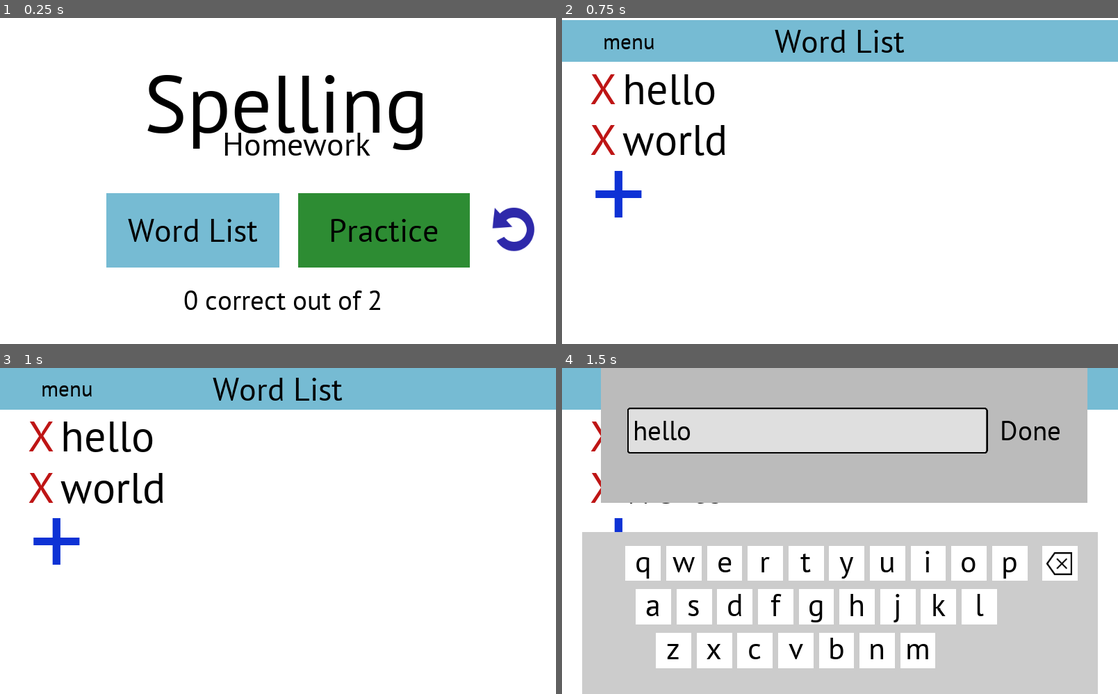
Above: before the commit, frames 1-4 (two rows, left to right).
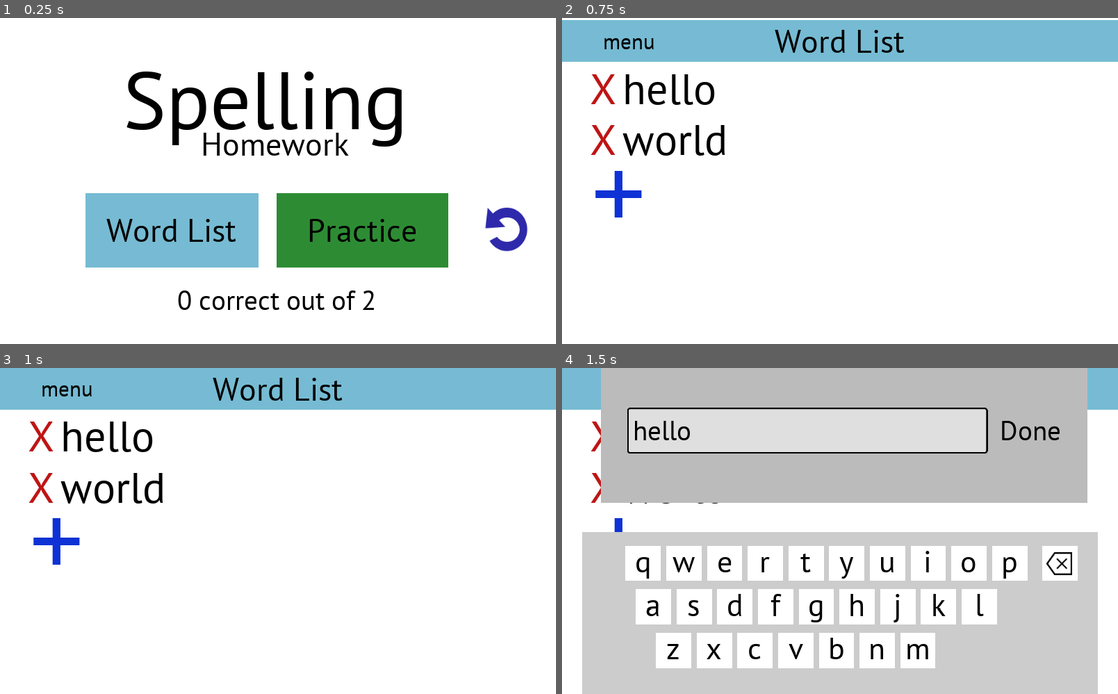
Above: after the commit, the same moments.

Repository: suzenapp/spelling
Game: Godot game, scene res://scenes/Main.tscn
The game is run twice, just before and just after one commit, with the same random seed, the same clock (stepped at 60 frames per second) and the same inputs.
Inputs:
- Up to frame 1 (0.25 s): no input
- Up to frame 2 (0.75 s): click "Word List" at 0.5 s
- Up to frame 3 (1 s): no input
- Up to frame 4 (1.5 s): click "hello" at 1.25 s

The runs differ from the first frame. In frame 1, 11% of the frame differs, in the area x 15-97%, y 16-90%; in frame 2, nothing differs; in frame 3, nothing differs; in frame 4, nothing differs.

Commit message:
Revertet script keyboard error. Main scene slight adjustment.

Diff:
--- a/game/scenes/KeyboardNode.gd
+++ b/game/scenes/KeyboardNode.gd
@@ -40,13 +40,13 @@
 	emit_signal("key_tapped", key)
 
 
-func _on_Backspace_key_tapped():
+func _on_Backspace_key_tapped(key):
 	emit_signal("key_backspace")
 
 
-func _on_LeftArrow_key_tapped():
+func _on_LeftArrow_key_tapped(key):
 	emit_signal("key_left")
 
 
-func _on_RightArrow_key_tapped():
+func _on_RightArrow_key_tapped(key):
 	emit_signal("key_right")
--- a/game/scenes/Main.tscn
+++ b/game/scenes/Main.tscn
@@ -47,10 +47,10 @@
 [node name="MainPage" type="Node2D" parent="."]
 
 [node name="Title" type="Label" parent="MainPage"]
-margin_left = 264.59
-margin_top = 57.1893
-margin_right = 792.59
-margin_bottom = 252.189
+margin_left = 225.59
+margin_top = 51.1893
+margin_right = 753.59
+margin_bottom = 246.189
 custom_fonts/font = ExtResource( 5 )
 custom_colors/font_color = Color( 0, 0, 0, 1 )
 text = "Spelling"
@@ -59,10 +59,10 @@
 }
 
 [node name="SubTitle" type="Label" parent="MainPage"]
-margin_left = 409.328
+margin_left = 370.328
 margin_top = 193.46
-margin_right = 637.328
-margin_bottom = 263.46
+margin_right = 646.328
+margin_bottom = 272.46
 custom_fonts/font = ExtResource( 4 )
 custom_colors/font_color = Color( 0, 0, 0, 1 )
 text = "Homework"
@@ -71,9 +71,9 @@
 }
 
 [node name="WordListButton" type="Button" parent="MainPage"]
-margin_left = 196.0
+margin_left = 157.0
 margin_top = 323.0
-margin_right = 515.0
+margin_right = 476.0
 margin_bottom = 459.0
 custom_styles/hover = ExtResource( 1 )
 custom_styles/pressed = ExtResource( 2 )
@@ -91,9 +91,9 @@
 }
 
 [node name="StartButton" type="Button" parent="MainPage"]
-margin_left = 549.0
+margin_left = 510.0
 margin_top = 323.0
-margin_right = 865.0
+margin_right = 826.0
 margin_bottom = 459.0
 custom_styles/hover = ExtResource( 8 )
 custom_styles/pressed = ExtResource( 7 )
@@ -111,10 +111,10 @@
 }
 
 [node name="Results" type="Label" parent="MainPage"]
-margin_left = 305.0
+margin_left = 272.0
 margin_top = 486.0
-margin_right = 736.0
-margin_bottom = 547.0
+margin_right = 747.0
+margin_bottom = 551.0
 custom_fonts/font = SubResource( 1 )
 custom_colors/font_color = Color( 0, 0, 0, 1 )
 text = "All correct. Well done!"
@@ -125,14 +125,14 @@
 }
 
 [node name="Check" type="Sprite" parent="MainPage"]
-position = Vector2( 834, 515 )
+position = Vector2( 801, 515 )
 texture = ExtResource( 11 )
 
 [node name="ResetPractice" type="Button" parent="MainPage"]
-margin_left = 888.0
+margin_left = 875.0
 margin_top = 336.0
-margin_right = 988.0
-margin_bottom = 436.0
+margin_right = 987.0
+margin_bottom = 442.0
 icon = ExtResource( 12 )
 flat = true
 __meta__ = {
@@ -208,7 +208,7 @@
 margin_bottom = 156.0
 custom_fonts/font = SubResource( 5 )
 custom_colors/font_color = Color( 0, 0, 0, 1 )
-text = "This will remove all the words entered in practice,
+text = "This will remove all the words entered in Practice,
 but won't touch the Word List"
 align = 1
 valign = 1
